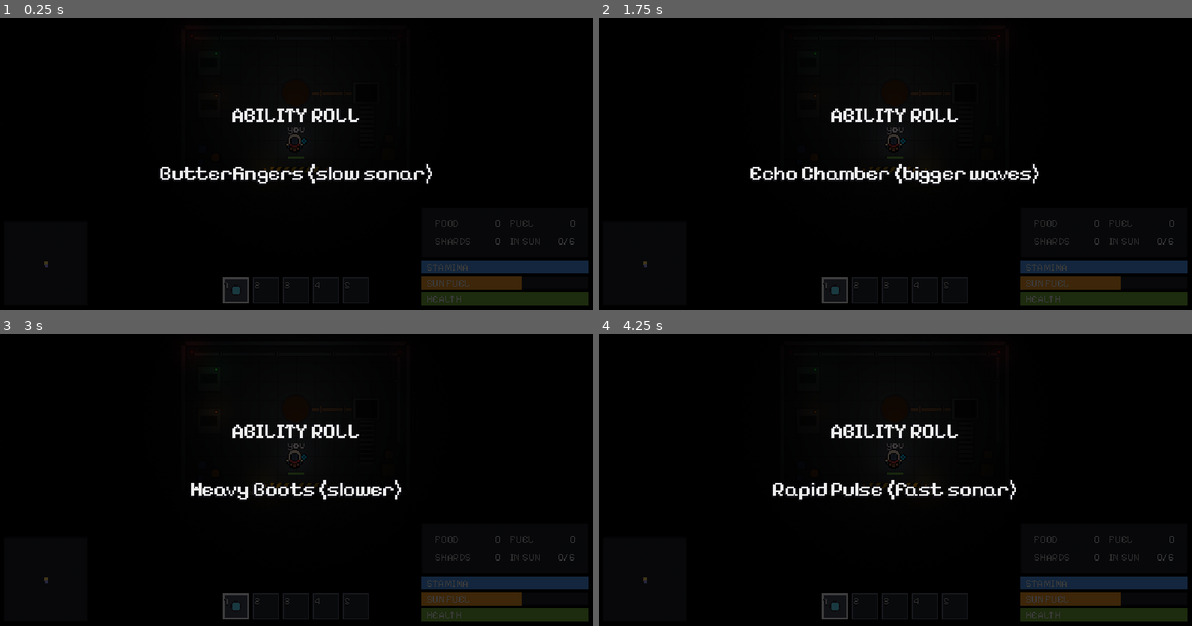
Above: before the commit, frames 1-4 (two rows, left to right).
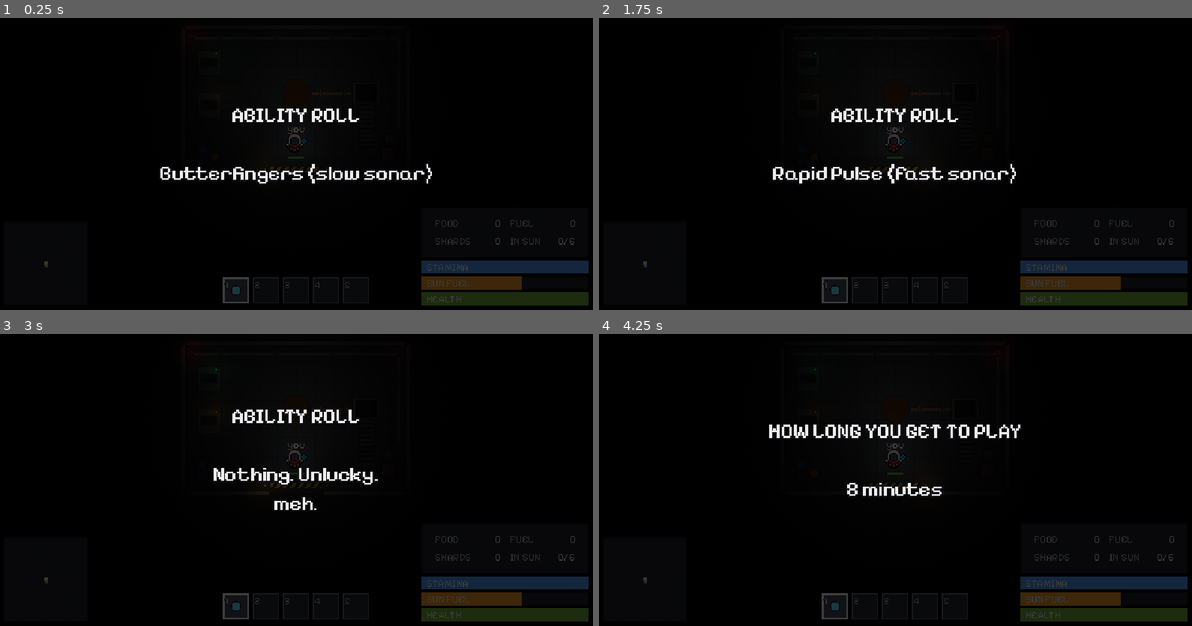
Above: after the commit, the same moments.

Repository: sirgavin211/sonar
Game: Godot game, scene res://main.tscn
Same seed, same stepped clock (60 frames per second), same inputs: the game is played once before the commit and once after it. Sound files missing from this copy of the repository are replaced by a short silence.
Inputs (mouse positions are in pixels of both pictures, inside the frame that each line leads up to):
- Up to frame 1 (0.25 s): no input
- Up to frame 2 (1.75 s): tap Enter at 0.5 s; move the mouse to (1025, 128) at 0.52 s; hold D (move_right) 0.53-1.28 s; tap Space (confirm) at 0.6 s; move the mouse to (776, 161) at 1.27 s; hold Tab (backpack) from 1.28 s (still down); tap E (interact) at 1.35 s
- Up to frame 3 (3 s): move the mouse to (355, 386) at 2.02 s; release Tab (backpack) at 2.03 s; press the mouse at (355, 386) at 2.03 s; hold D (move_right) 2.03-2.78 s; move the mouse to (266, 526) at 2.77 s; release the mouse at (266, 526) at 2.78 s; hold W (move_up) from 2.78 s (still down); tap Shift (sprint) at 2.85 s
- Up to frame 4 (4.25 s): move the mouse to (1073, 512) at 3.52 s; release W (move_up) at 3.53 s; hold A (move_left) from 3.53 s (still down); tap Space (confirm) at 3.6 s

The runs differ from the first frame. In frame 2, 1.4% of the frame differs, in the area x 25-75%, y 49-58%; in frame 3, 2.8%, in the area x 32-68%, y 25-61%; in frame 4, 2.3%.

Commit message:
fix ambience transition

Diff:
--- a/camp.gd
+++ b/camp.gd
@@ -7,7 +7,9 @@
 @onready var hopper: Hopper = $Hopper
 
 
-# Inside the factory floor (the Plates rectangle).
-func contains(point: Vector2) -> bool:
+# How far a point is from the factory floor (the Plates rectangle); 0 when on it.
+func distance_from_floor(point: Vector2) -> float:
 	var plates: Ground = $Plates
-	return Rect2(plates.position, plates.size).has_point(to_local(point))
+	var floor_rect := Rect2(plates.position, plates.size)
+	var local := to_local(point)
+	return local.distance_to(local.clamp(floor_rect.position, floor_rect.end))
--- a/listener.tscn
+++ b/listener.tscn
@@ -1,39 +1,41 @@
-[gd_scene load_steps=8 format=3]
+[gd_scene format=3 uid="uid://ci6s35tvt5g6l"]
 
-[ext_resource type="Script" path="res://listener.gd" id="1"]
-[ext_resource type="Script" path="res://echo_glow.gd" id="2"]
-[ext_resource type="Texture2D" path="res://light_texture.tres" id="3"]
-[ext_resource type="AudioStream" path="res://sound/Monstruo.mp3" id="6"]
-[ext_resource type="Texture2D" path="res://graphics/listener.png" id="7"]
-[ext_resource type="Script" path="res://world_bar.gd" id="5"]
+[ext_resource type="Script" uid="uid://jgdar710v2c" path="res://listener.gd" id="1"]
+[ext_resource type="Script" uid="uid://cx3phpbtle10g" path="res://echo_glow.gd" id="2"]
+[ext_resource type="Texture2D" uid="uid://28rffse78our" path="res://light_texture.tres" id="3"]
+[ext_resource type="Script" uid="uid://eryouooiwdne" path="res://world_bar.gd" id="5"]
+[ext_resource type="AudioStream" uid="uid://bk3kyuaxi2xwk" path="res://sound/Monstruo.mp3" id="6"]
+[ext_resource type="Texture2D" uid="uid://ovsou75brayt" path="res://graphics/listener.png" id="7"]
 
 [sub_resource type="RectangleShape2D" id="shape"]
 size = Vector2(26, 26)
 
-[node name="Listener" type="CharacterBody2D" groups=["listeners"]]
+[node name="Listener" type="CharacterBody2D" unique_id=2109319199 groups=["listeners"]]
 collision_layer = 4
 script = ExtResource("1")
 
-[node name="Body" type="Sprite2D" parent="."]
+[node name="Body" type="Sprite2D" parent="." unique_id=1858787660]
 scale = Vector2(2, 2)
 texture = ExtResource("7")
 
-[node name="CollisionShape2D" type="CollisionShape2D" parent="."]
+[node name="CollisionShape2D" type="CollisionShape2D" parent="." unique_id=2136298929]
+scale = Vector2(2.0000005, 1.2799987)
 shape = SubResource("shape")
 
-[node name="HealthBar" type="Node2D" parent="."]
+[node name="HealthBar" type="Node2D" parent="." unique_id=827964101]
 position = Vector2(0, 24)
 script = ExtResource("5")
 color = Color(0.85, 0.3, 0.3, 1)
 hide_when_full = true
 
-[node name="EchoGlow" type="PointLight2D" parent="."]
+[node name="EchoGlow" type="PointLight2D" parent="." unique_id=1834139867]
+scale = Vector2(0.9967362, 1)
 color = Color(1, 0.3, 0.6, 1)
 energy = 1.5
 texture = ExtResource("3")
 texture_scale = 0.609
 script = ExtResource("2")
 
-[node name="Growl" type="AudioStreamPlayer2D" parent="."]
+[node name="Growl" type="AudioStreamPlayer2D" parent="." unique_id=980983430]
 stream = ExtResource("6")
 max_distance = 700.0
--- a/main.gd
+++ b/main.gd
@@ -13,10 +13,14 @@
 @export_group("Map")
 @export var map_size := Vector2(4000, 4000)
 @export var tile := 100.0  # mountain block size
-@export var tree_count := 45
-@export var stone_count := 30
-@export var bush_count := 90
-@export var pebble_count := 70
+@export var rock_count := 50  # pixel stone blocks
+@export var rock_min_size := 40
+@export var rock_max_size := 120
+@export var tree_count := 90
+@export var stone_count := 60
+@export var bush_count := 180
+@export var pebble_count := 140
+@export var prop_gap := 12.0  # minimum space between any two props
 @export var food_count := 25
 @export var fuel_count := 40
 @export var scattered_shards := 5  # the last one comes from the boss
@@ -54,6 +58,10 @@
 	preload("res://graphics/nature/16x16/rock-small-16.png"),
 ]
 @export var nature_scale := 2.0  # art pixels -> world; 2x everywhere keeps one pixel grid
+@export var stone_surface: Texture2D = preload("res://graphics/01-bare-rock.png")  # tiled over stone blocks + mountains
+@export var rock_tint := Color(1.7, 1.6, 1.5)  # lighter than the stone ground so blocks read as walls
+@export var mountain_tint := Color(1.3, 1.25, 1.2)
+@export var rock_color := Color(0.4, 0.38, 0.35)  # minimap color
 @export var tree_color := Color(0.2, 0.4, 0.3)  # minimap color
 @export var stone_color := Color(0.45, 0.45, 0.5)
 @export_subgroup("")
@@ -68,7 +76,8 @@
 @export var fuel_drain := 0.4  # per second
 @export var interact_range := 80.0
 @export var ambience_db := -6.0  # loudness of the inside/outside ambience
-@export var ambience_fade := 0.5  # seconds to crossfade going through the door
+@export var ambience_fade_distance := 250.0  # factory hum fades out over this far past the camp walls
+@export var ambience_smoothing := 0.4  # seconds; smooths jumps (like respawning in camp)
 
 @export_group("Enemies")
 @export var start_listeners := 8
@@ -82,9 +91,12 @@
 ]
 
 @export_group("Start rolls")
-@export var spin_ticks := 35  # names flashed per roll
-@export var spin_fastest := 0.03  # seconds per name at the start
-@export var spin_slowest := 0.45  # seconds per name right before it lands
+# When each click happens in sound/SpinClick.mp3 (seconds). Every click flips to a
+# new name; the last click lands on the result. Found with ffmpeg silencedetect.
+@export var spin_clicks: Array[float] = [
+	0.047, 0.128, 0.207, 0.297, 0.389, 0.474, 0.561, 0.642, 0.72, 0.81, 0.904,
+	0.988, 1.074, 1.154, 1.232, 1.323, 1.439, 1.594, 1.766, 1.932, 2.123, 2.329,
+]
 # Mods are added to player stats. Weights don't need to sum to 100.
 @export var abilities: Array[Dictionary] = [
 	{"name": "Nothing. Unlucky.", "weight": 60, "tier": "none", "mods": {}},
@@ -111,7 +123,7 @@
 var camp: Camp
 var hud: Hud
 var darkness: CanvasModulate
-var rock_rects: Array[Rect2] = []
+var rock_rects: Array[Rect2] = []  # footprint of every placed prop (trees, stones, bushes, pebbles)
 
 var started := false
 var game_over := false
@@ -172,6 +184,7 @@
 	add_child(ground)
 	build_mountains()
 	# Trees block at the trunk (canopy hangs over you); stones at most of their body.
+	scatter_rocks()
 	scatter_solid(tree_textures, tree_count, 0.45, tree_color, 1)
 	scatter_solid(stone_textures, stone_count, 0.75, stone_color, 0)
 	scatter_clutter(bush_textures, bush_count)
@@ -191,7 +204,7 @@
 		var along := (i + 0.5) * tile
 		for pos in [Vector2(along, tile / 2), Vector2(along, map_size.y - tile / 2),
 				Vector2(tile / 2, along), Vector2(map_size.x - tile / 2, along)]:
-			spawn_wall(pos, Vector2(tile, tile), mountain_color)
+			spawn_stone(pos, Vector2(tile, tile), mountain_color, mountain_tint)
 
 
 func spawn_wall(pos: Vector2, size: Vector2, color: Color, texture: Texture2D = null) -> Wall:
@@ -205,29 +218,63 @@
 	return wall
 
 
+# Stone blocks of random size; even sizes keep their edges on the pixel grid.
+func scatter_rocks() -> void:
+	for i in rock_count:
+		var size := Vector2(randi_range(rock_min_size / 2, rock_max_size / 2), randi_range(rock_min_size / 2, rock_max_size / 2)) * 2
+		var spot = claim_free_spot(size)
+		if spot != null:
+			spawn_stone(spot, size, rock_color, rock_tint)
+
+
+func spawn_stone(pos: Vector2, size: Vector2, color: Color, tint: Color) -> Wall:
+	var wall := spawn_wall(pos, size, color)
+	wall.surface = stone_surface
+	wall.surface_tint = tint
+	return wall
+
+
 # collider_ratio: how much of the art blocks movement. layer 1 draws over the player.
 func scatter_solid(textures: Array[Texture2D], count: int, collider_ratio: float, color: Color, layer: int) -> void:
 	for i in count:
 		var texture: Texture2D = textures.pick_random()
 		var art := texture.get_size() * nature_scale
-		var pos := random_open_point()
-		var wall := spawn_wall(pos, art * collider_ratio, color, texture)
+		var spot = claim_free_spot(art)
+		if spot == null:
+			continue
+		var wall := spawn_wall(spot, art * collider_ratio, color, texture)
 		wall.z_index = layer
 		wall.get_node("Sprite").flip_h = randf() < 0.5
-		rock_rects.append(Rect2(pos - art / 2, art))
 
 
 # Walk-over ground clutter: just art, no collision or sonar echo.
 func scatter_clutter(textures: Array[Texture2D], count: int) -> void:
 	for i in count:
+		var texture: Texture2D = textures.pick_random()
+		var spot = claim_free_spot(texture.get_size() * nature_scale)
+		if spot == null:
+			continue
 		var sprite := Sprite2D.new()
-		sprite.texture = textures.pick_random()
+		sprite.texture = texture
 		sprite.scale = Vector2.ONE * nature_scale
 		sprite.flip_h = randf() < 0.5
 		sprite.texture_filter = CanvasItem.TEXTURE_FILTER_NEAREST
 		sprite.z_index = -1
-		sprite.position = random_open_point()
+		sprite.position = spot
 		add_child(sprite)
+
+
+# A spot where a prop this size (plus prop_gap) overlaps no other prop; reserves it.
+# Returns null if the map is too crowded to fit it, so that prop is just skipped.
+func claim_free_spot(size: Vector2):
+	for attempt in 40:
+		var point := random_open_point()
+		var footprint := Rect2(point - size / 2, size)
+		if rock_rects.any(func(rect: Rect2): return rect.intersects(footprint.grow(prop_gap))):
+			continue
+		rock_rects.append(footprint)
+		return point
+	return null
 
 
 func spawn_pickup(kind: String, pos: Vector2) -> void:
@@ -262,24 +309,30 @@
 		await get_tree().process_frame
 
 
-# Slot machine: flashes names super fast, brakes hard at the end, and the last
-# name it slows onto is the result.
+# Slot machine synced to the wheel-click sound: a new name on every click, fast at
+# first then slowing with the wheel, landing on the result at the last click.
 func spin(title: String, options: Array, result: Dictionary) -> void:
+	$SpinClick.play()
+	var started_at := Time.get_ticks_msec()
 	var shown := ""
-	for i in spin_ticks:
-		var progress := i / float(spin_ticks - 1)  # 0 at the start .. 1 on the last tick
-		var name: String = result.name if i == spin_ticks - 1 else different_name(options, shown)
+	for i in spin_clicks.size():
+		# Wait until this click's moment in the sound (measured from the start, so no drift).
+		var wait := spin_clicks[i] - (Time.get_ticks_msec() - started_at) / 1000.0
+		if wait > 0.0:
+			await get_tree().create_timer(wait).timeout
+		var last := spin_clicks.size() - 1
+		# The name before the last click can't be the result, or the final click wouldn't visibly land.
+		var avoid: Array = [shown, result.name] if i == last - 1 else [shown]
+		var name: String = result.name if i == last else different_name(options, avoid)
 		hud.show_message("%s\n\n%s" % [title, name])
 		shown = name
-		# Cubed so it stays fast for most of the spin, then slows down sharply at the end.
-		await get_tree().create_timer(lerpf(spin_fastest, spin_slowest, progress * progress * progress)).timeout
 	hud.show_message("%s\n\n%s\n%s" % [title, result.name, tier_flavor[result.tier]])
 	await get_tree().create_timer(1.5).timeout
 
 
-# Any option except the one on screen, so every tick visibly changes.
-func different_name(options: Array, current: String) -> String:
-	var others := options.filter(func(option): return option.name != current)
+# Any option except the given names, so every click visibly changes.
+func different_name(options: Array, avoid: Array) -> String:
+	var others := options.filter(func(option): return not option.name in avoid)
 	return others.pick_random().name
 
 
@@ -326,12 +379,15 @@
 			spawn_boss()
 
 
-# Both loops always run; walking through the door crossfades between them.
+# Both loops always run. The factory hum fades out as you walk away from the camp
+# and back in as you return; the outdoor ambience does the opposite.
 func update_ambience(delta: float) -> void:
-	var target := 1.0 if camp.contains(player.global_position) else 0.0
-	inside_mix = move_toward(inside_mix, target, delta / ambience_fade)
-	$InsideAmbience.volume_db = ambience_db + linear_to_db(inside_mix)
-	$OutsideAmbience.volume_db = ambience_db + linear_to_db(1.0 - inside_mix)
+	var away := camp.distance_from_floor(player.global_position)
+	var target := 1.0 - clampf(away / ambience_fade_distance, 0.0, 1.0)
+	inside_mix = move_toward(inside_mix, target, delta / ambience_smoothing)
+	# Equal-power crossfade (sqrt), so it doesn't dip in loudness halfway.
+	$InsideAmbience.volume_db = ambience_db + linear_to_db(sqrt(inside_mix))
+	$OutsideAmbience.volume_db = ambience_db + linear_to_db(sqrt(1.0 - inside_mix))
 
 
 func _unhandled_input(event: InputEvent) -> void:
--- a/main.tscn
+++ b/main.tscn
@@ -1,9 +1,10 @@
-[gd_scene load_steps=5 format=3]
+[gd_scene load_steps=6 format=3]
 
 [ext_resource type="Script" path="res://main.gd" id="1"]
 [ext_resource type="AudioStream" path="res://sound/Next Level.mp3" id="2"]
 [ext_resource type="AudioStream" path="res://sound/InterriorAmbience.mp3" id="3"]
 [ext_resource type="AudioStream" path="res://sound/OutsideAmbience.mp3" id="4"]
+[ext_resource type="AudioStream" path="res://sound/SpinClick.mp3" id="5"]
 
 [node name="Main" type="Node2D"]
 script = ExtResource("1")
@@ -20,3 +21,6 @@
 stream = ExtResource("4")
 volume_db = -80.0
 autoplay = true
+
+[node name="SpinClick" type="AudioStreamPlayer" parent="."]
+stream = ExtResource("5")
--- a/wall.gd
+++ b/wall.gd
@@ -2,8 +2,9 @@
 class_name Wall
 extends StaticBody2D
 # Solid block that sonar bounces off and lights up: mountains, trees, stones, facility walls.
-# With a texture it draws that art (size is then just the collider, e.g. a tree's trunk);
-# without, a flat outlined box. Color is also its minimap color.
+# With a texture it draws that art (size is then just the collider, e.g. a tree's trunk).
+# With a surface it's a block of that tile repeated, with a pixel outline (stone walls).
+# Neither: a flat outlined box. Color is also its minimap color.
 # @tool so changing these in the Inspector shows up in the editor right away.
 
 @export var size := Vector2(100, 100):
@@ -21,6 +22,16 @@
 		texture = value
 		if is_node_ready():
 			apply()
+@export var surface: Texture2D:  # tile repeated across the whole block
+	set(value):
+		surface = value
+		if is_node_ready():
+			apply()
+@export var surface_tint := Color.WHITE:  # above 1 brightens, so stone walls stand out from stone ground
+	set(value):
+		surface_tint = value
+		if is_node_ready():
+			apply()
 @export var texture_scale := 2.0:  # 2x everywhere keeps one pixel grid
 	set(value):
 		texture_scale = value
@@ -33,11 +44,18 @@
 
 
 func apply() -> void:
+	var tiled := texture == null and surface != null
 	$Body.size = size
-	$Body.color = color
 	$Body.visible = texture == null
-	$Sprite.texture = texture
+	# Over a tiled surface the Body only draws its outline (clear fill), on top of the tiles.
+	$Body.color = Color(color, 0.0) if tiled else color
+	$Sprite.texture = surface if tiled else texture
 	$Sprite.scale = Vector2.ONE * texture_scale
+	$Sprite.z_index = -1 if tiled else 0
+	$Sprite.region_enabled = tiled
+	$Sprite.region_rect = Rect2(Vector2.ZERO, size / texture_scale)
+	$Sprite.texture_repeat = CanvasItem.TEXTURE_REPEAT_ENABLED if tiled else CanvasItem.TEXTURE_REPEAT_PARENT_NODE
+	$Sprite.self_modulate = surface_tint if tiled else Color.WHITE
 	$CollisionShape2D.shape.size = size
 	# Glow covers the whole art, not just the collider.
 	var art := texture.get_size() * texture_scale if texture else Vector2.ZERO
Not shown, added: sound/SpinClick.mp3.import
Not shown, added: sound/SpinClick.mp3
Not shown, changed: sound/sound.md
